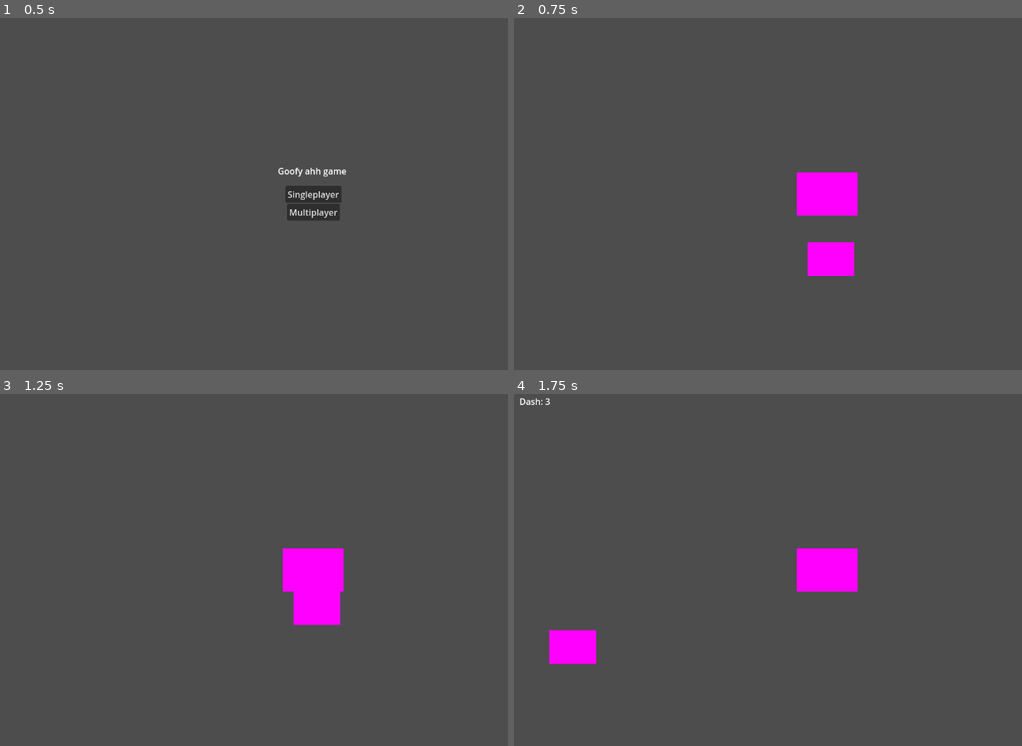
Above: before the commit, frames 1-4 (two rows, left to right).
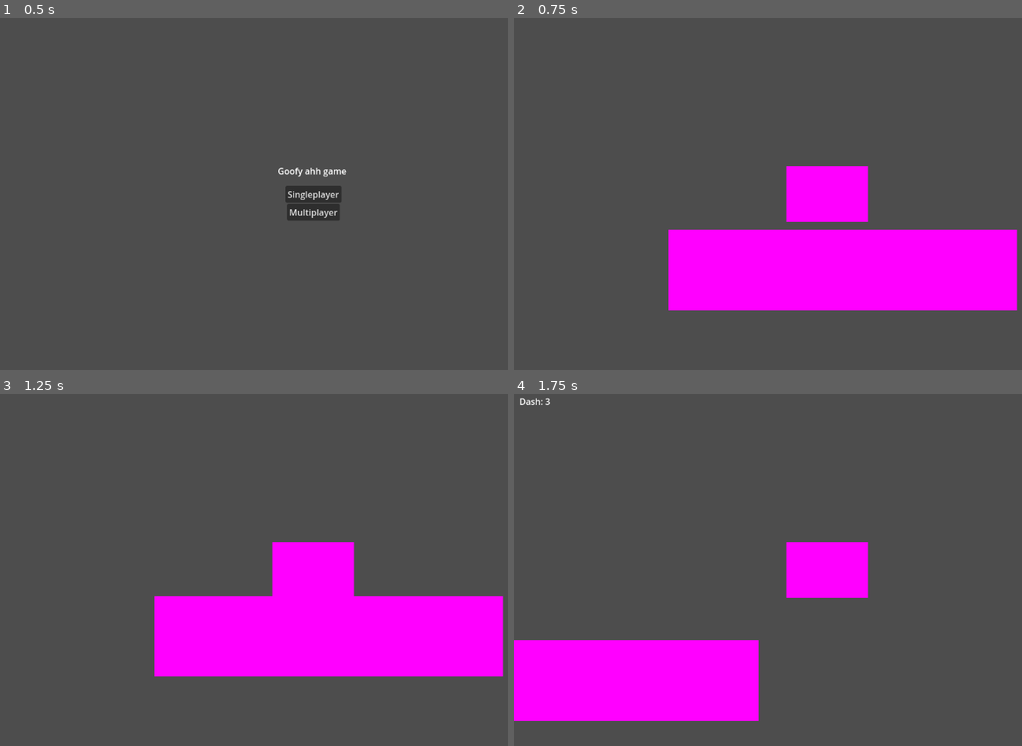
Above: after the commit, the same moments.

Repository: Sheep26/2DMultiplayerShooter
Game: Godot game, scene res://Scenes/MainMenu/MainMenu.tscn
The game is run twice, just before and just after one commit, with the same random seed, the same clock (stepped at 60 frames per second) and the same inputs.
Inputs:
- Up to frame 1 (0.5 s): no input
- Up to frame 2 (0.75 s): click "Singleplayer" at 0.5 s
- Up to frame 3 (1.25 s): no input
- Up to frame 4 (1.75 s): tap Enter at 1.25 s; hold Right (right) from 1.28 s (still down); tap E (dash) at 1.35 s; tap W (jump) at 1.52 s

Frame 1 is identical in both runs. In frame 2, 16% of the frame differs, in the area x 30-100%, y 42-84%; in frame 3, 16%; in frame 4, 12%.

Commit message:
hjdfvncdsncs

Diff:
--- a/Objects/character_body_2d.tscn
+++ b/Objects/character_body_2d.tscn
@@ -3,12 +3,12 @@
 [ext_resource type="Script" path="res://Scripts/CharacterBody2D.gd" id="1_kpffx"]
 
 [sub_resource type="RectangleShape2D" id="RectangleShape2D_vui4c"]
-size = Vector2(112, 80)
+size = Vector2(150, 102)
 
 [sub_resource type="PlaceholderTexture2D" id="PlaceholderTexture2D_y5p2n"]
 
 [node name="CharacterBody2D" type="CharacterBody2D"]
-position = Vector2(159, 49)
+position = Vector2(562, 246)
 script = ExtResource("1_kpffx")
 
 [node name="CollisionShape2D" type="CollisionShape2D" parent="."]
@@ -16,7 +16,8 @@
 
 [node name="Sprite2D" type="Sprite2D" parent="."]
 position = Vector2(6.28829e-06, 0)
-scale = Vector2(112, 80)
+scale = Vector2(150, 102)
 texture = SubResource("PlaceholderTexture2D_y5p2n")
 
 [node name="Camera2D" type="Camera2D" parent="."]
+visible = false
--- a/Objects/platform.tscn
+++ /dev/null
@@ -1,16 +0,0 @@
-[gd_scene load_steps=3 format=3 uid="uid://d3gh5mqi3a858"]
-
-[sub_resource type="RectangleShape2D" id="RectangleShape2D_687w7"]
-size = Vector2(86, 60)
-
-[sub_resource type="PlaceholderTexture2D" id="PlaceholderTexture2D_ynh48"]
-
-[node name="StaticBody2D" type="StaticBody2D"]
-position = Vector2(166, 187)
-
-[node name="CollisionShape2D" type="CollisionShape2D" parent="."]
-shape = SubResource("RectangleShape2D_687w7")
-
-[node name="Sprite2D" type="Sprite2D" parent="."]
-scale = Vector2(86, 62)
-texture = SubResource("PlaceholderTexture2D_ynh48")
--- a/Scenes/Levels/node_2d.tscn
+++ b/Scenes/Levels/node_2d.tscn
@@ -1,10 +1,23 @@
-[gd_scene load_steps=3 format=3 uid="uid://bbf5a28x61djd"]
+[gd_scene load_steps=4 format=3 uid="uid://bbf5a28x61djd"]
 
 [ext_resource type="PackedScene" uid="uid://ri4jdx8dnjod" path="res://Objects/character_body_2d.tscn" id="1_i6g47"]
-[ext_resource type="PackedScene" uid="uid://d3gh5mqi3a858" path="res://Objects/platform.tscn" id="2_jc5nu"]
+
+[sub_resource type="RectangleShape2D" id="RectangleShape2D_1lh3o"]
+size = Vector2(640, 142)
+
+[sub_resource type="PlaceholderTexture2D" id="PlaceholderTexture2D_dfd53"]
 
 [node name="Node2D" type="Node2D"]
 
 [node name="CharacterBody2D" parent="." instance=ExtResource("1_i6g47")]
 
-[node name="StaticBody2D" parent="." instance=ExtResource("2_jc5nu")]
+[node name="StaticBody2D" type="StaticBody2D" parent="."]
+position = Vector2(591, 404)
+
+[node name="CollisionShape2D" type="CollisionShape2D" parent="StaticBody2D"]
+shape = SubResource("RectangleShape2D_1lh3o")
+
+[node name="Sprite2D" type="Sprite2D" parent="StaticBody2D"]
+position = Vector2(-0.25, -0.25)
+scale = Vector2(640.5, 148.5)
+texture = SubResource("PlaceholderTexture2D_dfd53")
